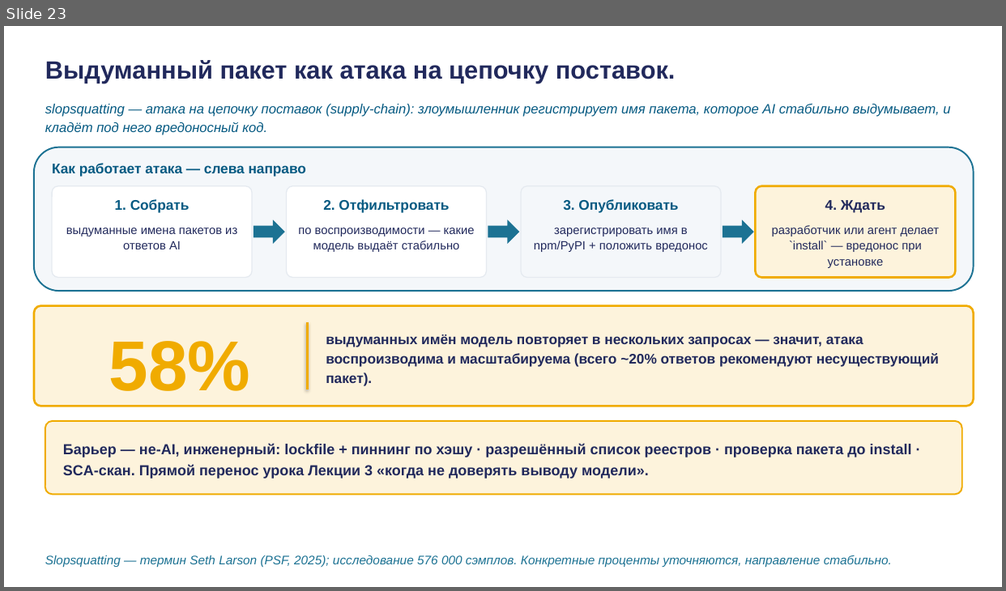
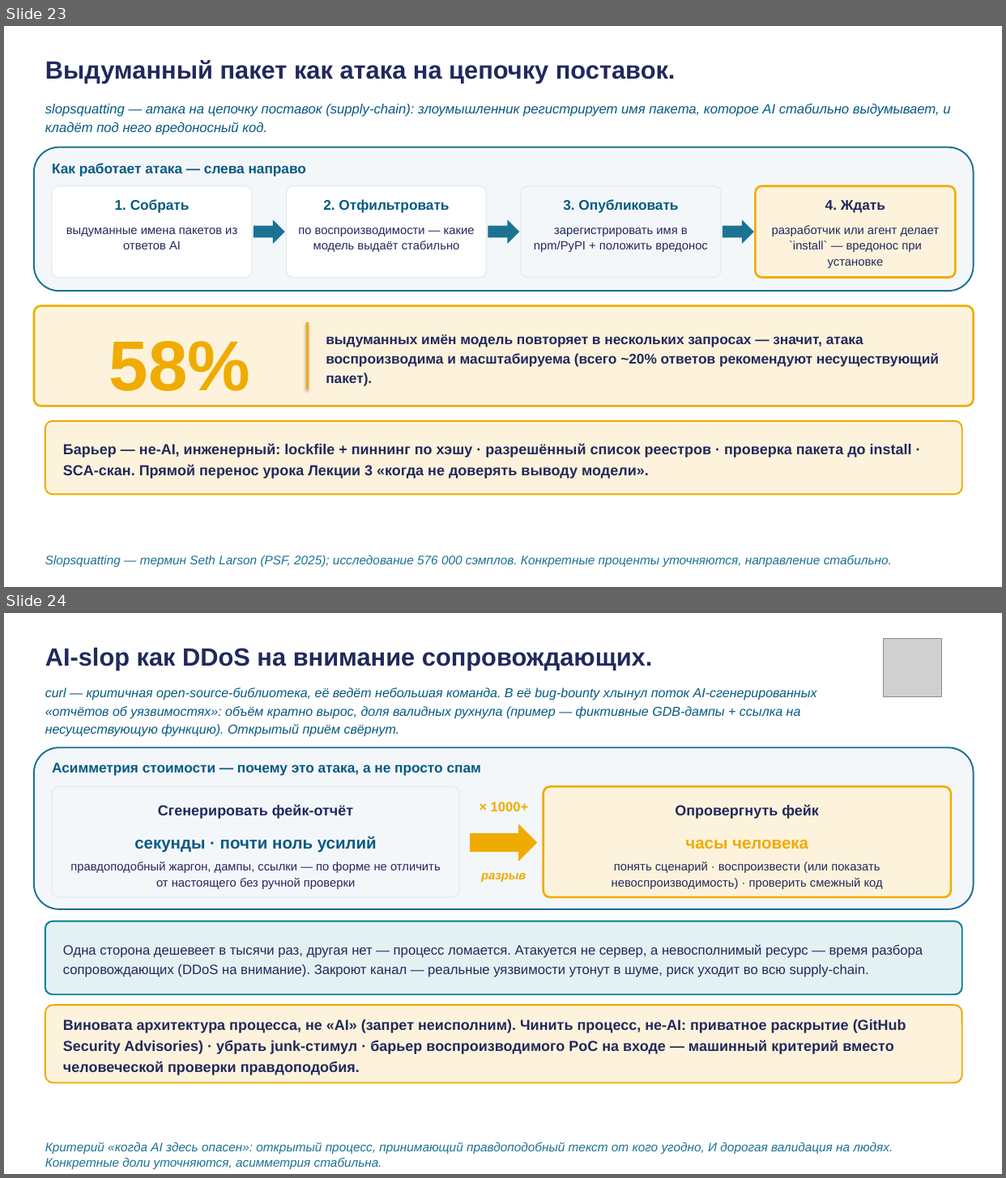
Before and after one commit to tellina-study/AI-usage-lessons, a slide deck: library/lectures/lec-04/rendered/lec-04.pptx. Shown one above the other, each under a label of ours: slide 23 before the commit, slides 23 and 24 after it. The pictures are 1006x591 and 1006x1178 pixels, drawn with LibreOffice and Linux fonts; fonts in the diff are those of the drawing; grey boxes stand for pictures. Boxes give left, top, right and bottom in pixels: in the first picture for what was removed or moved away, otherwise in the second. Text is boxed around its words. In the diff, an @@ line names an element or a change of style, - is before the commit and + after.

```diff
--- a/library/lectures/lec-04/rendered/lec-04.pptx
+++ b/library/lectures/lec-04/rendered/lec-04.pptx
@@ slide 24 added at bbox=[4, 613, 1002, 1174], background #FFFFFF @@
@@ text added at bbox=[45, 647, 652, 671], 24 pt, text #21295C, bold @@
+AI-slop как DDoS на внимание сопровождающих.
@@ picture added at bbox=[884, 638, 942, 697] @@
@@ text added at bbox=[45, 688, 817, 737], 12.5 pt, text #065A82, italic @@
+curl — критичная open-source-библиотека, её ведёт небольшая команда. В её bug-bounty хлынул поток AI-сгенерированных «отчётов об уязвимостях»: объём кратно вырос, доля валидных рухнула (пример — фиктивные GDB-дампы + ссылка на несуществующую функцию). Открытый приём свёрнут.
@@ rounded rectangle added at bbox=[34, 747, 974, 909], fill #F4F7FA, outline #1C7293 1.5 pt @@
@@ text added at bbox=[52, 763, 481, 776], 13.5 pt, text #065A82, bold @@
+Асимметрия стоимости — почему это атака, а не просто спам
@@ rounded rectangle added at bbox=[52, 786, 460, 897], fill #F4F7FA, outline #E5EAF0 1 pt @@
@@ text added at bbox=[158, 804, 353, 819], 14 pt, text #21295C, bold @@
+Сгенерировать фейк-отчёт
@@ text added at bbox=[491, 802, 529, 811], 13 pt, text #F0AB00, bold @@
+× 1000+
@@ rounded rectangle added at bbox=[543, 786, 952, 897], fill #FDF3DC, outline #F0AB00 2 pt @@
@@ text added at bbox=[675, 804, 819, 819], 14 pt, text #21295C, bold @@
+Опровергнуть фейк
@@ right arrow added at bbox=[470, 824, 537, 862], fill #F0AB00 @@
@@ text added at bbox=[134, 836, 377, 853], 16 pt, text #065A82, bold @@
+секунды · почти ноль усилий
@@ text added at bbox=[685, 840, 808, 850], 16 pt, text #F0AB00, bold @@
+часы человека
@@ text added at bbox=[70, 862, 441, 889], 11.5 pt, text #21295C @@
+правдоподобный жаргон, дампы, ссылки — по форме не отличить от настоящего без ручной проверки
@@ text added at bbox=[481, 873, 526, 882], 11.5 pt, text #F0AB00, bold, italic @@
+разрыв
@@ text added at bbox=[612, 862, 883, 889], 11.5 pt, text #21295C @@
+понять сценарий · воспроизвести (или показать невоспроизводимость) · проверить смежный код
@@ rounded rectangle added at bbox=[45, 922, 962, 995], fill #E4F1F2, outline #028090 1.5 pt @@
@@ text added at bbox=[63, 944, 923, 977], 13 pt, text #21295C @@
+Одна сторона дешевеет в тысячи раз, другая нет — процесс ломается. Атакуется не сервер, а невосполнимый ресурс — время разбора сопровождающих (DDoS на внимание). Закроют канал — реальные уязвимости утонут в шуме, риск уходит во всю supply-chain.
@@ rounded rectangle added at bbox=[45, 1005, 962, 1083], fill #FDF3DC, outline #F0AB00 1.5 pt @@
@@ text added at bbox=[63, 1020, 906, 1076], 14 pt, text #21295C, bold @@
+Виновата архитектура процесса, не «AI» (запрет неисполним). Чинить процесс, не-AI: приватное раскрытие (GitHub Security Advisories) · убрать junk-стимул · барьер воспроизводимого PoC на входе — машинный критерий вместо человеческой проверки правдоподобия.
@@ text added at bbox=[45, 1142, 893, 1169], 12 pt, text #1C7293, italic @@
+Критерий «когда AI здесь опасен»: открытый процесс, принимающий правдоподобный текст от кого угодно, И дорогая валидация на людях. Конкретные доли уточняются, асимметрия стабильна.
```
Also in this commit, not shown: 17 other files.
